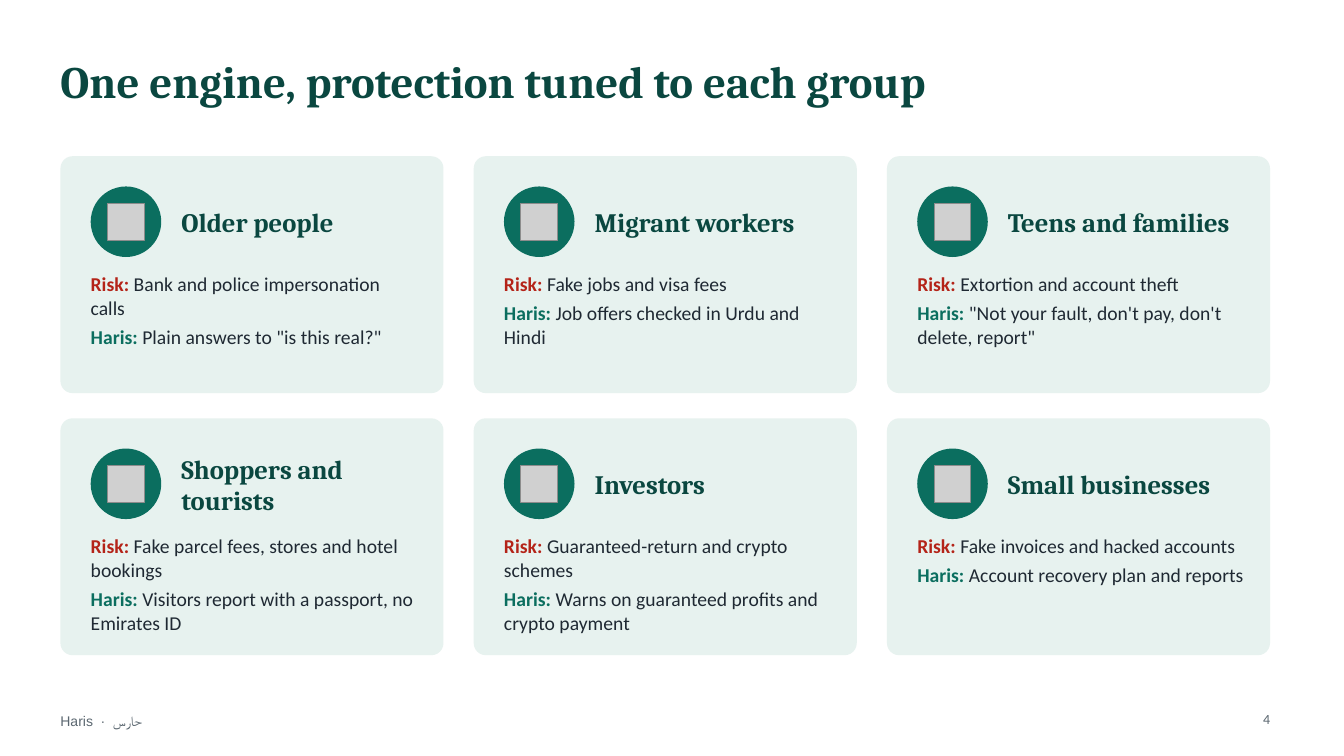
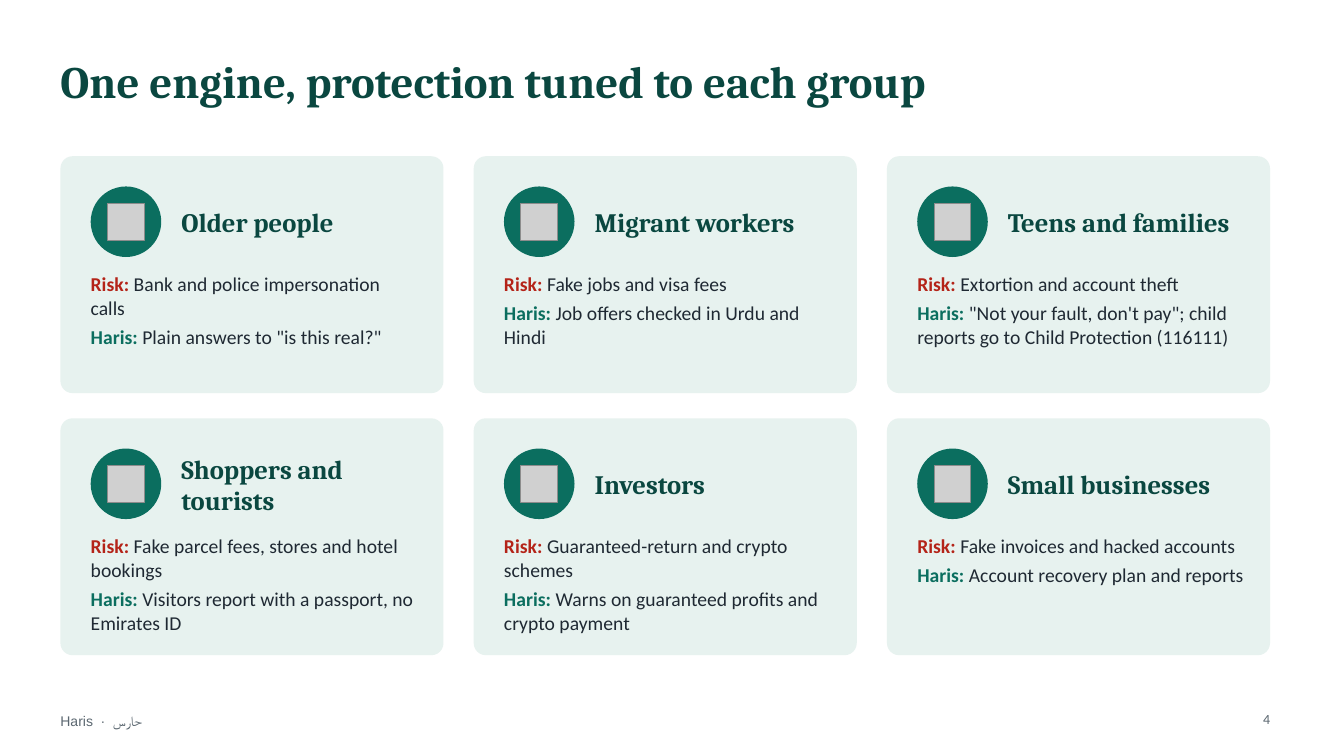
Before and after one commit to mohamedtorky2022/Haris, a slide deck: slide 4 of docs/Haris-presentation.pptx. Drawn at 1344x756 pixels with LibreOffice and Linux fonts; fonts in the diff are those of the drawing; grey boxes stand for pictures. Boxes give left, top, right and bottom in pixels: in the first picture for what was removed or moved away, otherwise in the second. Text is boxed around its words. In the diff, an @@ line names an element or a change of style, - is before the commit and + after.

```diff
--- a/docs/Haris-presentation.pptx
+++ b/docs/Haris-presentation.pptx
@@ text at box(917, 306, 1229, 348): text changed @@
-Haris: "Not your fault, don't pay, don't delete, report"
+Haris: "Not your fault, don't pay"; child reports go to Child Protection (116111)
```
Also in this commit, not shown: 3 other files.
